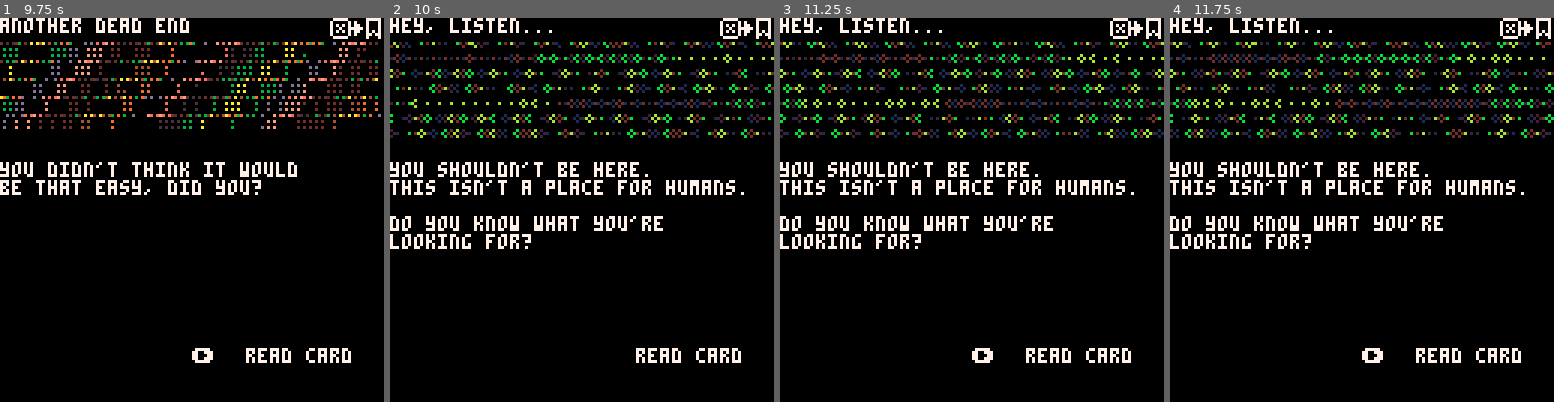
Above: before the commit, frames 1-4 (left to right).
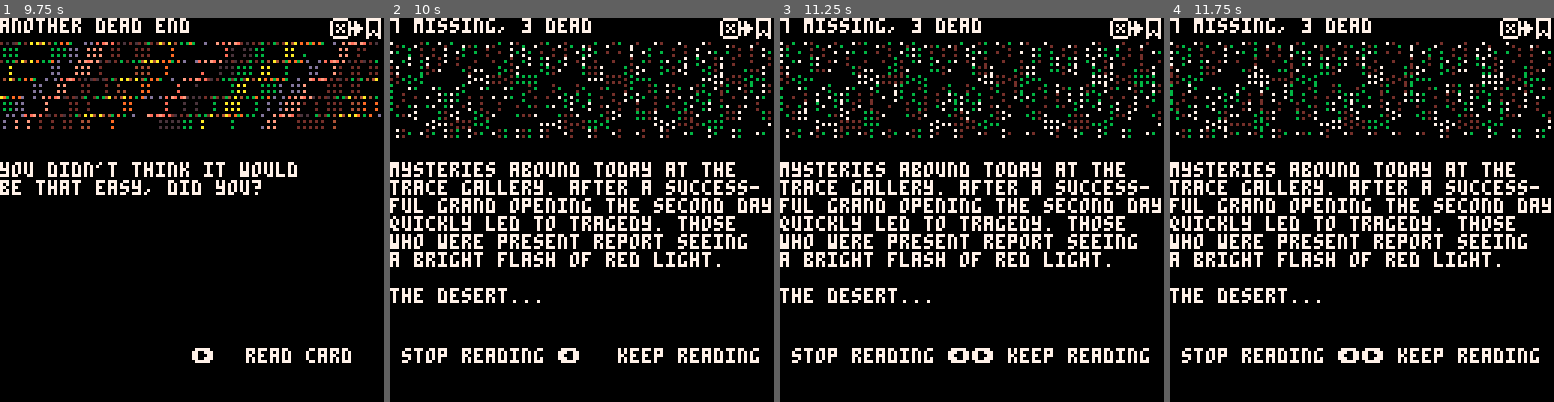
Above: after the commit, the same moments.

Repository: aebrer/pico8_carts
Game: PICO-8 cartridge games/the_trace/the_trace.p8
Same seed, same stepped clock (60 frames per second), same inputs: the game is played once before the commit and once after it.
Inputs:
- Up to frame 1 (9.75 s): tap O (Z key) at 0.33, 1.07, 2.22, 3.72, 5.22, 6.72, 8.22, 9.72 s; tap Down at 0.7 s; tap X (X key) at 1.43, 2.07, 2.82, 3.57, 4.32, 5.07, 5.82, 6.57, 7.32, 8.07, 8.82, 9.57 s; hold Up 1.97-2.63 s; hold Right 2.68-3.02 s; hold Down 3.07-3.73 s; hold Left 3.78-4.12 s; hold Up 4.17-4.5 s; hold Left 4.55-5.05 s; hold Right 5.1-5.93 s; hold Up 5.98-6.65 s; hold Right 6.7-7.03 s; hold Down 7.08-7.75 s; hold Left 7.8-8.13 s; hold Up 8.18-8.52 s; hold Left 8.57-9.07 s; hold Right from 9.12 s (still down)
- Up to frame 2 (10 s): release Right at 9.95 s
- Up to frame 3 (11.25 s): hold Up 10-10.67 s; tap X (X key) at 10.32, 11.07 s; hold Right 10.72-11.05 s; hold Down from 11.1 s (still down); tap O (Z key) at 11.22 s
- Up to frame 4 (11.75 s): keep holding Down

Frame 1 is identical in both runs. In frame 2, 18% of the frame differs, in the area x 0-100%, y 0-90%; in frame 3, 18%; in frame 4, 18%.

Commit message:
some writing

Diff:
--- a/games/the_trace/the_trace.p8
+++ b/games/the_trace/the_trace.p8
@@ -6,6 +6,10 @@
 -- todo
 -- - item that lets you stack up vfx on the title page
 -- - when dc chance to teleport to a set of dead god pages
+-- - a page that can occur that is just a full screen vfx
+--   and you can press any button to leave it
+-- - put some mirror ideocartography somewhere
+
 lib={} -- library of all pages: title,page
 inventory={} -- player inventory
 cursed=false
@@ -400,7 +404,7 @@
  if btnp(🅾️) then
   lib[read_card].choices[⬅️]=ch_a_threat
   lib[read_card].choices[⬆️]=ch_just_art
-  lib[read_card].choices[➡️]=ch_some_thing
+  lib[read_card].choices[➡️]=ch_news_report
   if cursed then
    lib[read_card].choices[⬇️]=ch_dont_read
   end
@@ -409,7 +413,7 @@
 
 
 -- cursed card
-p_curse="what were you thinking?"
+p_curse="what were you thinking"
 lib[p_curse]=new_page(
 p_curse,
 "i specifically said not to read\nthis card. did no one tell you\nhow this works? are you alone?\n\nit doesn't matter.\no.k. done! enjoy your curse."
@@ -422,12 +426,44 @@
 "you think i don't know why\nyou came here? i know.\n\nyou won't find it, no matter\nhow hard you look.\n"
 )
 
+
+---------------------------------------
 -- warning card
-p_warn="hey, listen..."
+p_warn="hey, listen"
 lib[p_warn]=new_page(
 p_warn,
 "you shouldn't be here.\nthis isn't a place for humans.\n\ndo you know what you're\nlooking for?\n"
 )
+---------------------------------------
+
+-- warning card
+p_news1="7 missing, 3 dead"
+lib[p_news1]=new_page(
+p_news1,
+"mysteries abound today at the\ntrace gallery. after a success-\nful grand opening the second day\nquickly led to tragedy. those\nwho were present report seeing\na bright flash of red light.\n\nthe desert..."
+)
+p_news2="the desert"
+lib[p_news2]=new_page(
+p_news2,
+"the desert opened its maw and\ntook what belonged to it.\nwe all dissolve eventually.\nthere will be no survivors.\nonly when you..."
+)
+p_news3="only when you"
+lib[p_news3]=new_page(
+p_news3,
+"only when you look at the\nevidence, it's even more strange\n\nthere is no registered owner\nfor the trace gallery.\nwhere did it come from?\nwe contacted..."
+)
+p_news4="we contacted"
+lib[p_news4]=new_page(
+p_news4,
+"we contacted something out here.\nor something contacted us.\nwe never should have opened\nthat door. the light that poured\nout changed everything. it fills\nyou up. i think i need help.\ni don't feel right.\nhow did i get here?"
+)
+
+p_stop_news="what the hell"
+lib[p_stop_news]=new_page(
+p_stop_news,
+"there's something written on the\nback of the page. it says:\n'drift away until you see it'\n\nyou wonder what that means.\n\nit's in your handwriting."
+)
+
 
 -- art card
 p_art="...it matches the walls"
@@ -569,18 +605,39 @@
 lib[read_card].choices[⬆️]=ch_just_art
 
 
-ch_some_thing=new_choice(
-"some thing",
-lib[p_warn],
+ch_news_report=new_choice(
+"news report",
+lib[p_news1],
 function()
  for i in all({⬆️,⬅️,⬇️}) do
   lib[read_card].choices[i]=nil
  end
 end
 )
-lib[read_card].choices[➡️]=ch_some_thing
-
-
+lib[read_card].choices[➡️]=ch_news_report
+
+
+lib[p_news1].choices[➡️]=new_choice(
+"keep reading",
+lib[p_news2]
+)
+lib[p_news2].choices[➡️]=new_choice(
+"keep reading",
+lib[p_news3]
+)
+lib[p_news3].choices[➡️]=new_choice(
+"keep reading",
+lib[p_news4]
+)
+
+ch_stop_reading=new_choice(
+"stop reading",
+lib[p_stop_news]
+)
+lib[p_news1].choices[⬅️]=ch_stop_reading
+lib[p_news2].choices[⬅️]=ch_stop_reading
+lib[p_news3].choices[⬅️]=ch_stop_reading
+lib[p_news4].choices[⬅️]=ch_stop_reading
 
 
 lib[p_art].choices[⬇️]=ch_look_around
